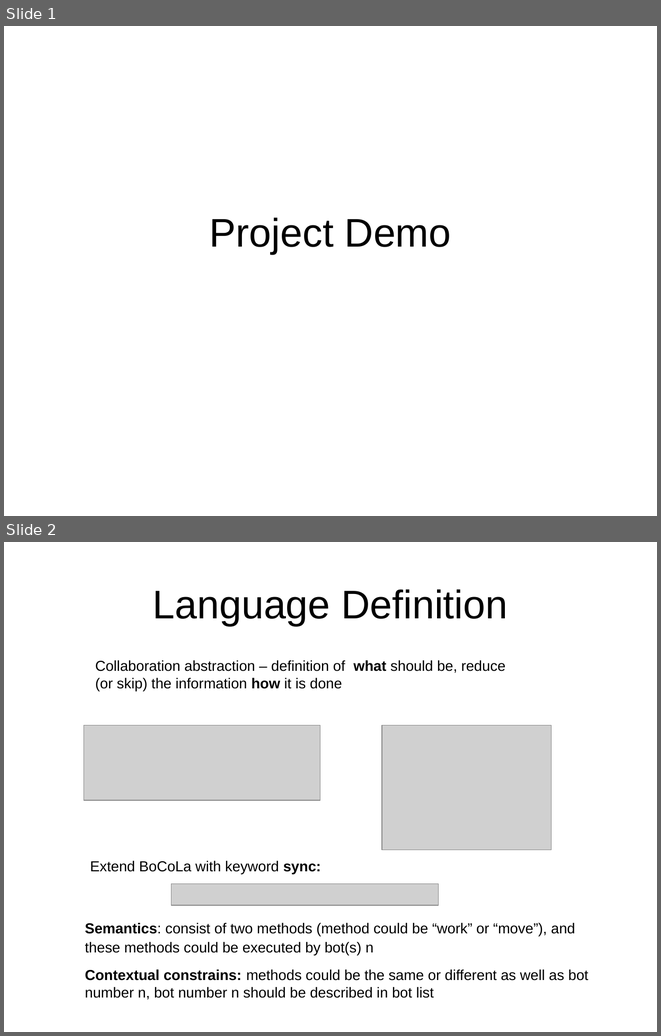
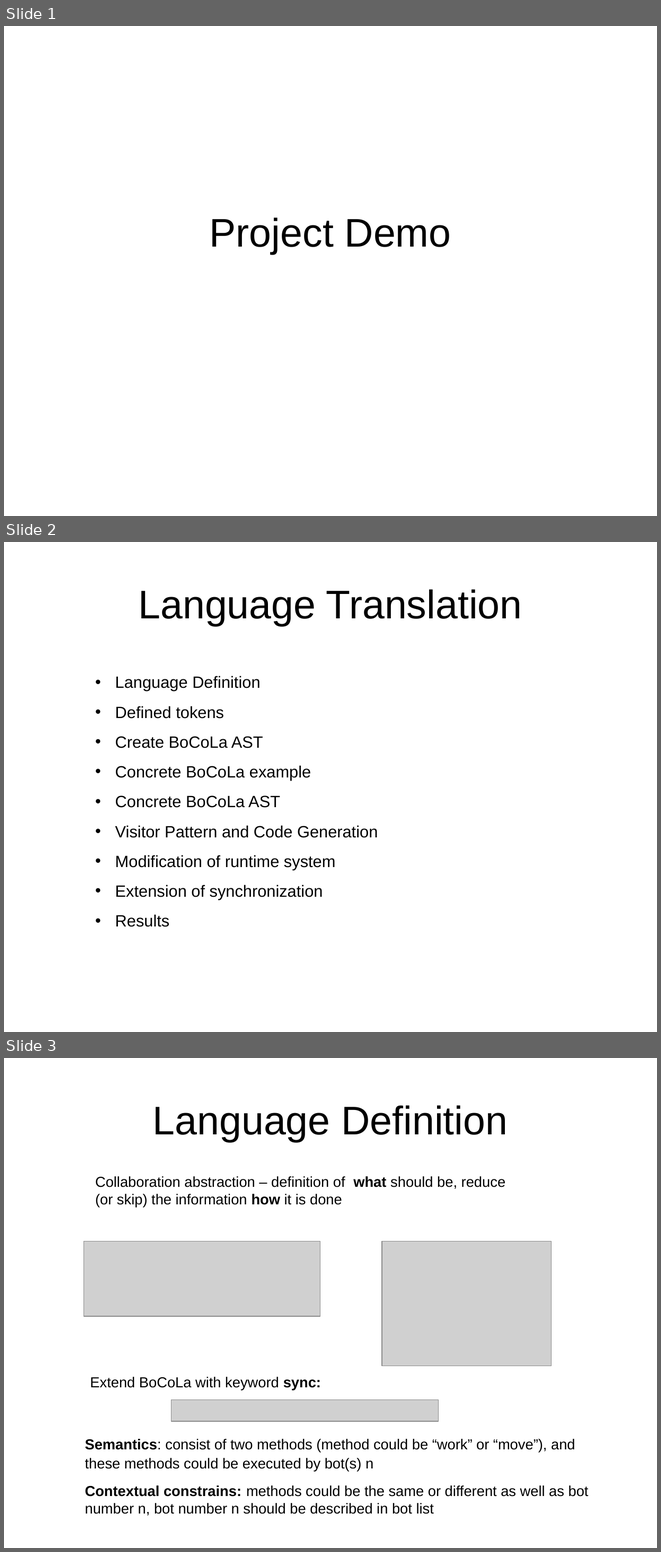
Before and after one commit to isurup/kalle-martin-group, a slide deck: SSE2/slides/project Slides 1.ppt. Shown one above the other, each under a label of ours: slides 1 and 2 before the commit, slides 1, 2 and 3 after it. The pictures are 661x1036 and 661x1552 pixels, drawn with LibreOffice and Linux fonts; fonts in the diff are those of the drawing; grey boxes stand for pictures. Boxes give left, top, right and bottom in pixels: in the first picture for what was removed or moved away, otherwise in the second. Text is boxed around its words. In the diff, an @@ line names an element or a change of style, - is before the commit and + after.

```diff
--- a/SSE2/slides/project Slides 1.ppt
+++ b/SSE2/slides/project Slides 1.ppt
@@ slide 2 added at [4,542,657,1032], background #FFFFFF @@
@@ title added at [139,589,522,626], 44 pt, text #000000 @@
+Language Translation
@@ text added at [115,676,378,927], 18 pt, text #000000 @@
+• Language Definition
+• Defined tokens
+• Create BoCoLa AST
+• Concrete BoCoLa example
+• Concrete BoCoLa AST
+• Visitor Pattern and Code Generation
+• Modification of runtime system
+• Extension of synchronization
+• Results
@@ what was slide 2 is now slide 3 @@
```
Also in this commit, not shown: 2 slides changed, 3 other slides added, 1 slide removed.
